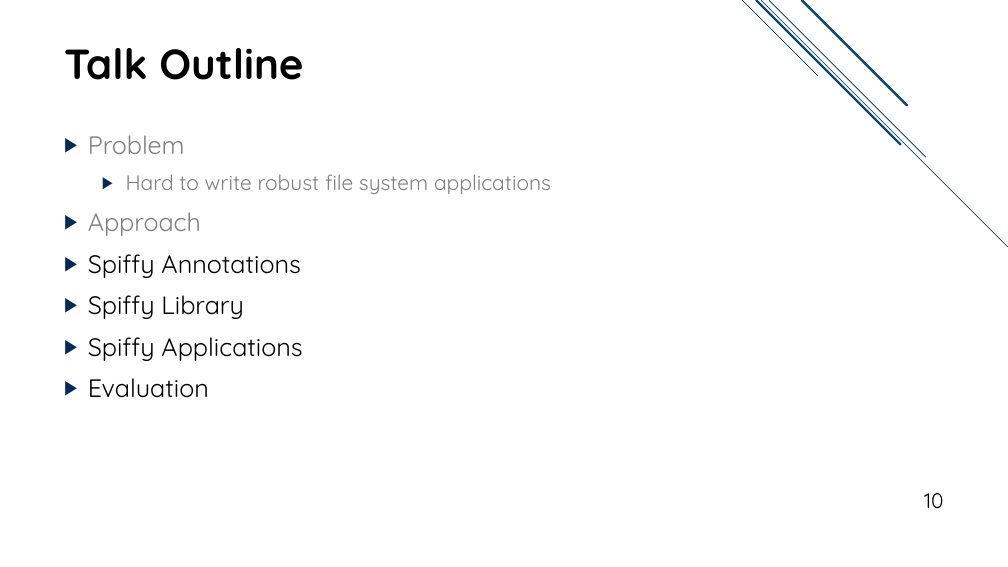
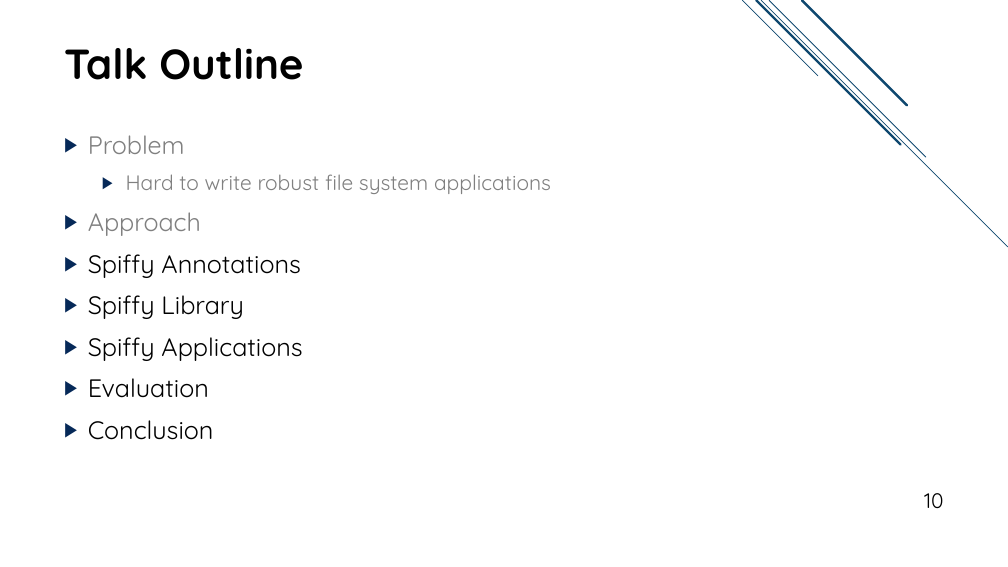
Before and after one commit to jacksun007/spiffy-paper, a slide deck: slide 10 of talk/spiffy_talk.pptx. Drawn at 1008x567 pixels with LibreOffice and Linux fonts; fonts in the diff are those of the drawing. Boxes give left, top, right and bottom in pixels: in the first picture for what was removed or moved away, otherwise in the second. Text is boxed around its words. In the diff, an @@ line names an element or a change of style, - is before the commit and + after.

```diff
--- a/talk/spiffy_talk.pptx
+++ b/talk/spiffy_talk.pptx
@@ text at (88,420,214,440): paragraph added @@
+▶ Conclusion
```
Also in this commit, not shown: 12 other slides changed.
